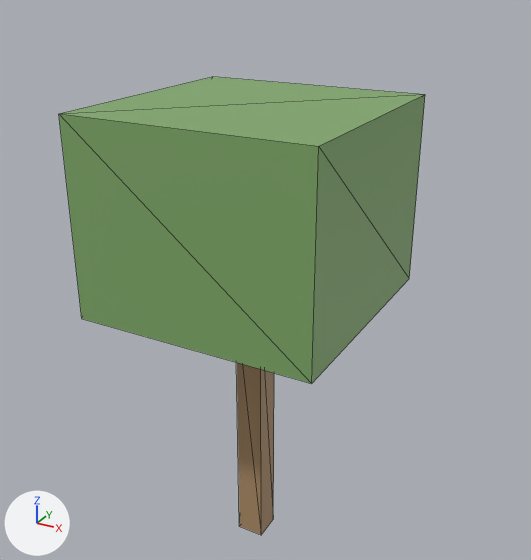
The glTF model data/islands/disksaver/glb/Prop_DS_Tree_12.glb: old version first, new version second.
Both versions are drawn from a 50 mm camera at (3.46, -6.06, 6.25) aimed at (0.02, 0.18, 3.13). The axes (+X, +Y, +Z) are drawn at lower left. The lights are the same throughout. The first picture is the older version. Mesh edges are drawn as thin lines. Vertices at exactly the same position are counted once.
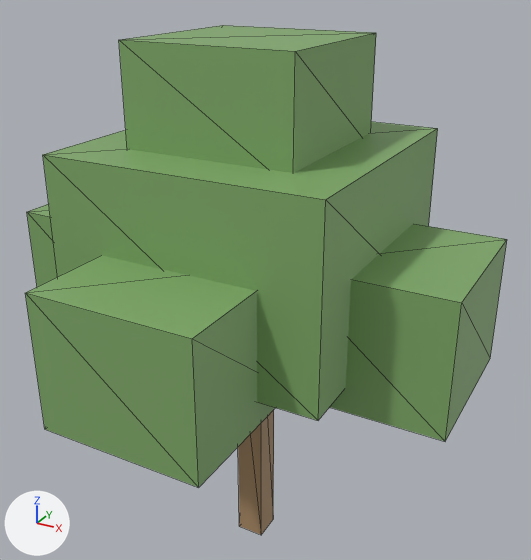
Pixel boxes [x1, y1, x2, y2] of what changed, in the pictures (531 x 560 px):
'Cube.001', moved, rescaled (8% wider)
    before: [59, 77, 425, 384]
    after: [43, 122, 438, 420]
'Cube.005', added (green)
    after: [25, 255, 275, 488]
'Cube.006', added (green)
    after: [119, 25, 376, 173]
'Cube.002', added (green)
    after: [330, 224, 507, 441]
'Cube.003', added (green)
    after: [27, 204, 58, 287]

What the commit changed:
me_cube_1457 is used by ob_cube_001; location (0.0, 0.0, 0.0).
me_cube_1457 had 8 vertices, 12 faces and spanned x -1.25..1.25, y -1.25..1.25, z 3.0..5.0.
me_cube_1457 now has 8 vertices, 12 faces and spans x -1.38..1.38, y -1.38..1.38, z 2.75..4.65.
me_cube_1457 part 1: the whole mesh is scaled about its middle by (1.1, 1.1, 0.95), then moved by (0.0, 0.0, -0.3).
Mesh me_cube_1522 is new.
It is a box spanning x -0.85..0.85, y -0.85..0.85, z 4.5..5.6.
It uses material mat_ds_leaf0 (green #81aa6a).
Mesh me_cube_1521 is new.
It is a box spanning x -0.8..0.8, y -2.3..-0.7, z 2.5..3.8.
It uses material mat_ds_leaf0 (green #81aa6a).
Mesh me_cube_1519 is new.
It is a box spanning x -2.3..-0.7, y -0.8..0.8, z 2.5..3.8.
It uses material mat_ds_leaf0 (green #81aa6a).
Mesh me_cube_1518 is new.
It is a box spanning x 0.7..2.3, y -0.8..0.8, z 2.5..3.8.
It uses material mat_ds_leaf0 (green #81aa6a).
Object 'Cube.006' (ob_cube_006) is new; it shows me_cube_1522.
Its location is (0.0, 0.0, 0.0).
Object 'Cube.005' (ob_cube_005) is new; it shows me_cube_1521.
Its location is (0.0, 0.0, 0.0).
Object 'Cube.003' (ob_cube_003) is new; it shows me_cube_1519.
Its location is (0.0, 0.0, 0.0).
Object 'Cube.002' (ob_cube_002) is new; it shows me_cube_1518.
Its location is (0.0, 0.0, 0.0).
